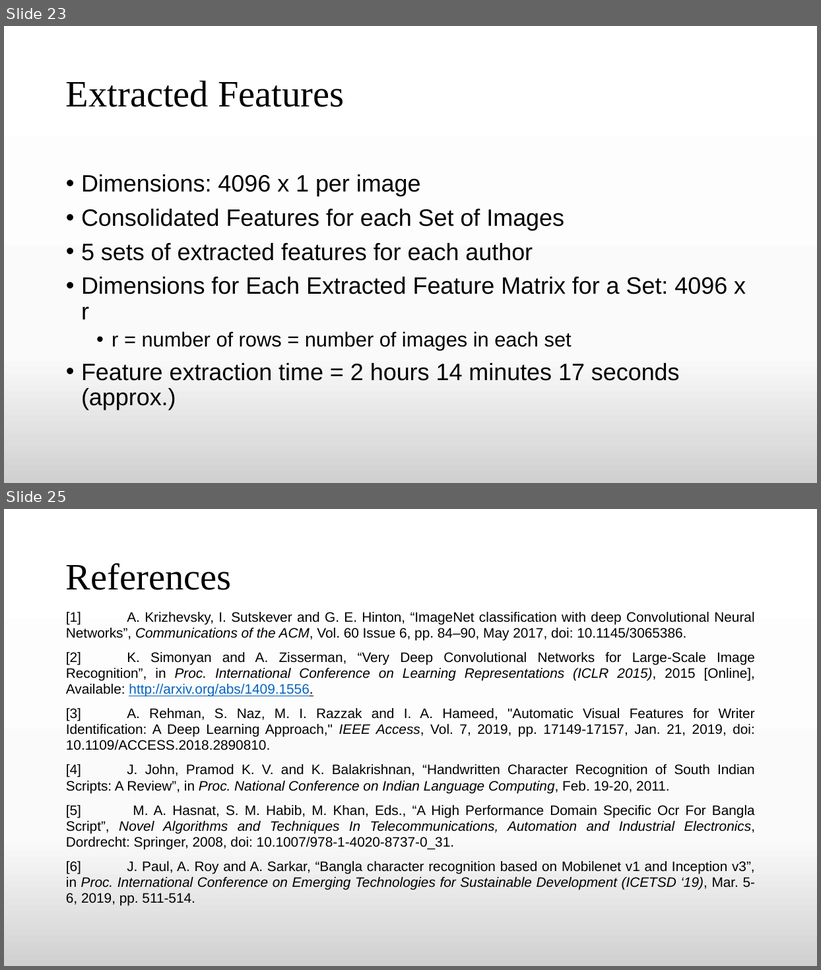
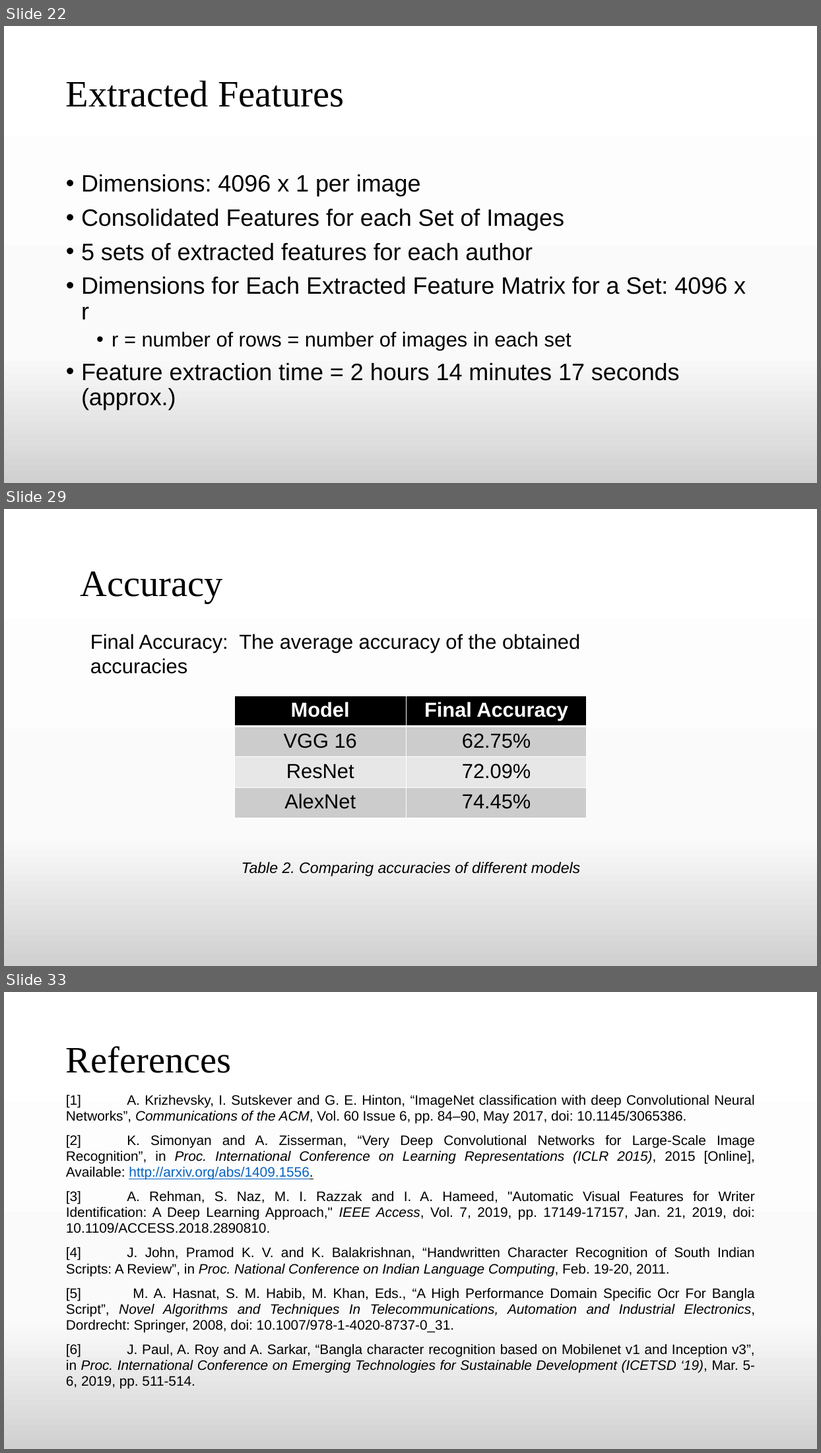
Before and after one commit to TheAnonymousMan/local-language-recognition-gcelt-class-2021, a slide deck: Documentation/4th Year Project Presentation.pptx. Shown one above the other, each under a label of ours: slides 23 and 25 before the commit, slides 22, 29 and 33 after it; the slides between them are not shown. The pictures are 821x970 and 821x1453 pixels, drawn with LibreOffice and Linux fonts; fonts in the diff are those of the drawing. Boxes give left, top, right and bottom in pixels: in the first picture for what was removed or moved away, otherwise in the second. Text is boxed around its words. In the diff, an @@ line names an element or a change of style, - is before the commit and + after.

```diff
--- a/Documentation/4th Year Project Presentation.pptx
+++ b/Documentation/4th Year Project Presentation.pptx
@@ slide 29 added at <box>4,509,817,966</box>, background gradient #FFFFFF to #FBFBFB to #D1D1D1 @@
@@ text added at <box>81,571,223,604</box>, 44 pt, text #000000 @@
+Accuracy
@@ text added at <box>90,634,580,674</box>, 24 pt, text #000000 @@
+Final Accuracy: The average accuracy of the obtained accuracies
@@ table added at <box>234,696,587,819</box>, 4 rows, 2 columns @@
+Model | Final Accuracy
+VGG 16 | 62.75%
+ResNet | 72.09%
+AlexNet | 74.45%
@@ text added at <box>242,862,580,877</box>, 18 pt, text #000000, italic @@
+Table 2. Comparing accuracies of different models
@@ what was slide 23 is now slide 22 @@
@@ what was slide 25 is now slide 33 @@
```
Also in this commit, not shown: 5 slides changed, 8 other slides added, 3 other files.
